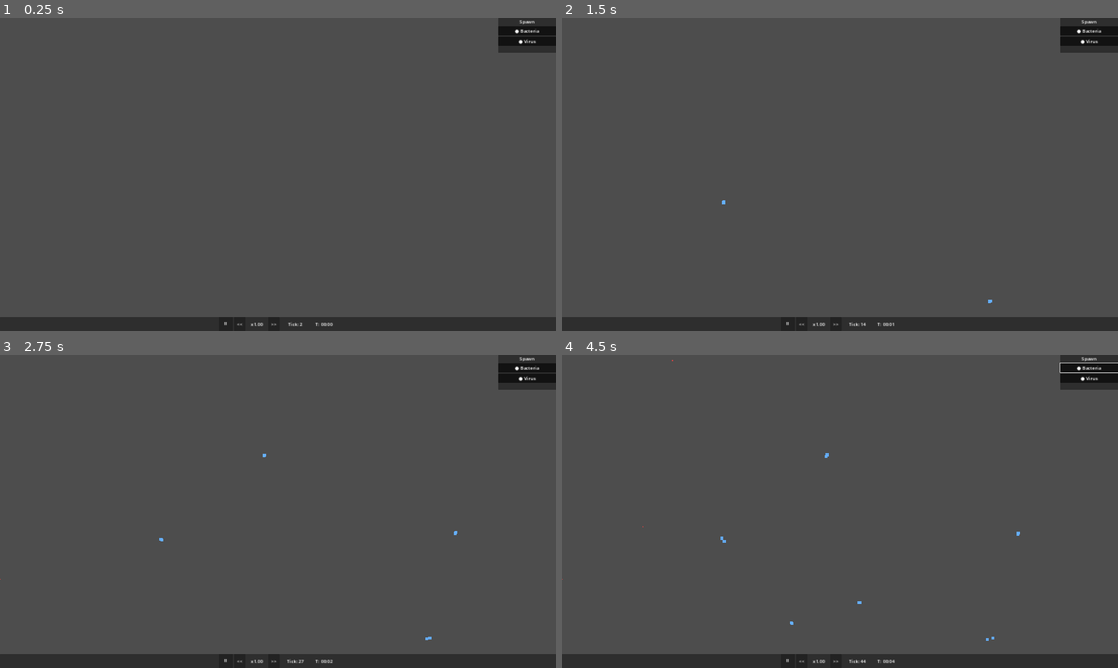
Above: before the commit, frames 1-4 (two rows, left to right).
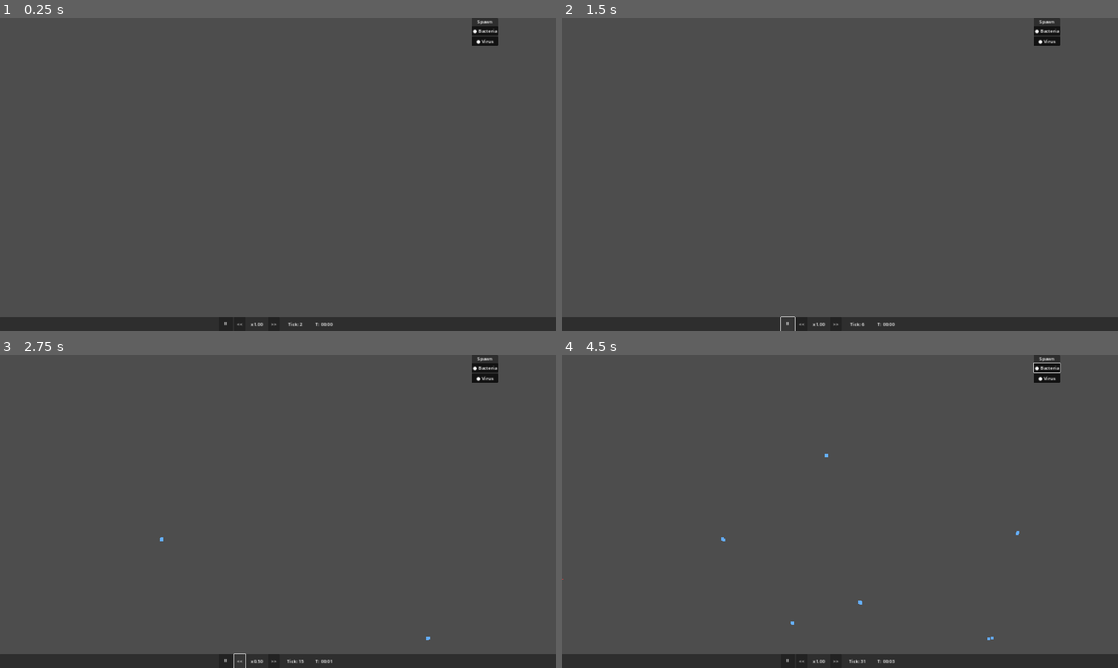
Above: after the commit, the same moments.

Repository: trinityUwU/Primordia
Game: Godot game, scene res://scenes/World.tscn
Same seed, same stepped clock (60 frames per second), same inputs: the game is played once before the commit and once after it.
Inputs:
- Up to frame 1 (0.25 s): no input
- Up to frame 2 (1.5 s): click "⏸" at 0.5 s; click "⏸" (after the commit: "▶") at 1.25 s
- Up to frame 3 (2.75 s): click "<<" at 2 s
- Up to frame 4 (4.5 s): click ">>" at 2.75 s; click "● Bacteria" at 3.5 s; click "○ Bacteria" at 4.25 s

The runs differ from the first frame. In frame 1, 1.5% of the frame differs, in the area x 84-100%, y 0-12%; in frame 2, 1.6%, in the area x 28-100%, y 0-100%; in frame 3, 1.6%; in frame 4, 1.6%.

Commit message:
fix: SpawnControlPanel mouse_filter=ignore on root Control, no longer blocks clicks

Diff:
--- a/scenes/ui/SpawnControlPanel.tscn
+++ b/scenes/ui/SpawnControlPanel.tscn
@@ -4,20 +4,17 @@
 
 [node name="SpawnControlPanel" type="Control"]
 layout_mode = 3
-anchors_preset = 15
+anchors_preset = 1
+anchor_left = 1.0
 anchor_right = 1.0
-anchor_bottom = 1.0
+offset_left = -200.0
+offset_bottom = 120.0
+mouse_filter = 2
 script = ExtResource("1_scp")
 
 [node name="Panel" type="PanelContainer" parent="."]
 layout_mode = 1
-anchors_preset = 1
-anchor_left = 1.0
-anchor_top = 0.0
-anchor_right = 1.0
-anchor_bottom = 0.0
-offset_left = -200.0
-offset_bottom = 120.0
+anchors_preset = 0
 grow_horizontal = 0
 
 [node name="VBox" type="VBoxContainer" parent="Panel"]
